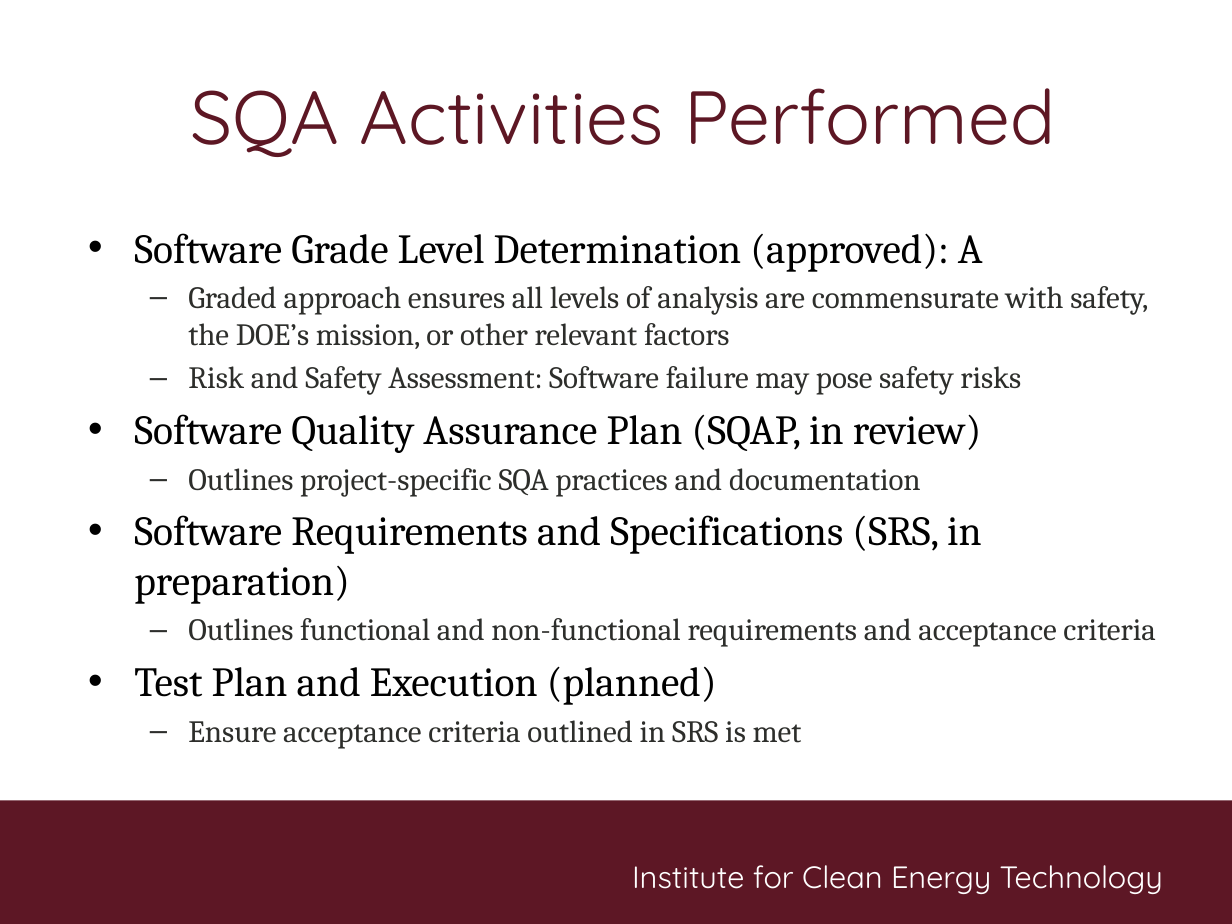
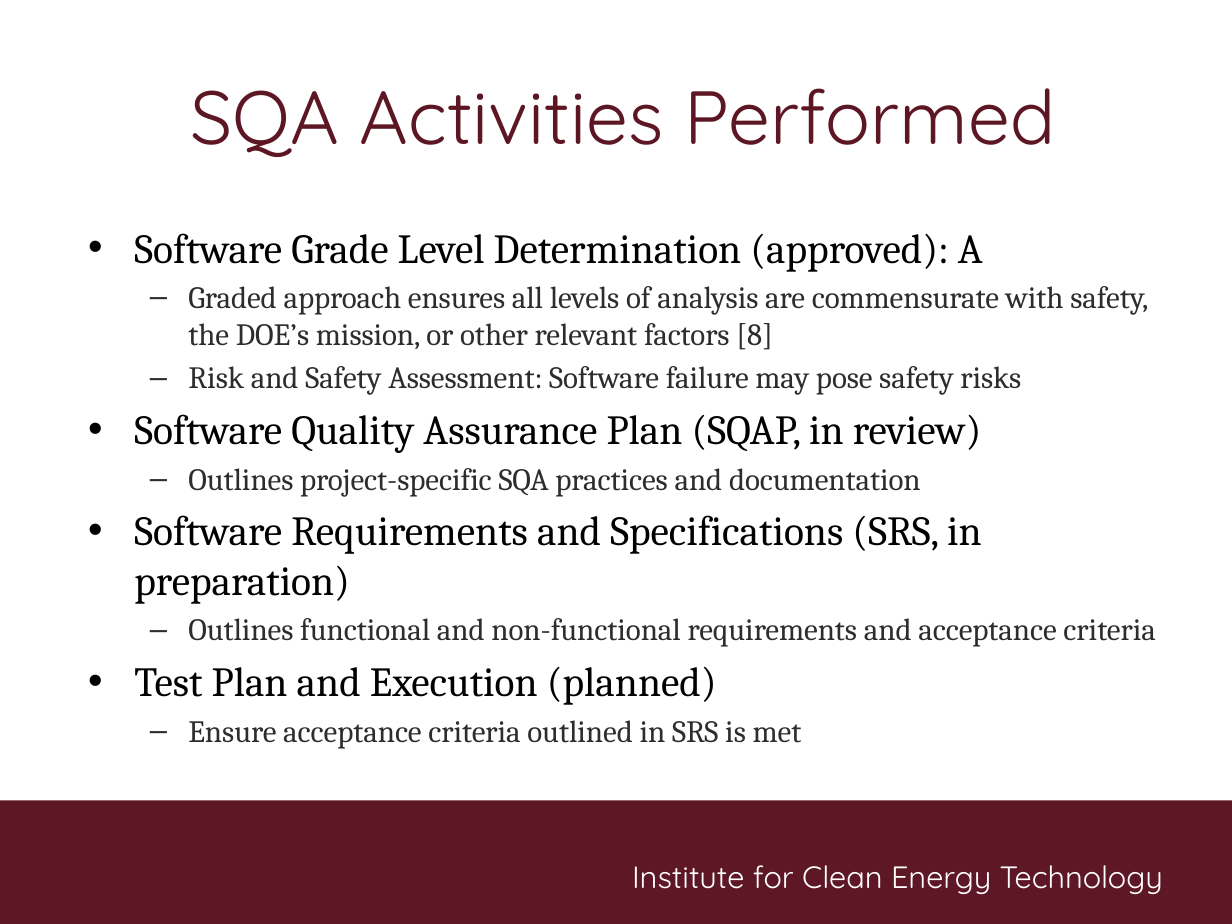
Before and after one commit to matt-wright2001/Computational-Physics, a slide deck: slide 10 of Project/lasFE/ProjectReport/lasFE.pptx. Drawn at 1232x924 pixels with LibreOffice and Linux fonts; fonts in the diff are those of the drawing; background and template pictures are left out. Boxes give left, top, right and bottom in pixels: in the first picture for what was removed or moved away, otherwise in the second. Text is boxed around its words. In the diff, an @@ line names an element or a change of style, - is before the commit and + after.

```diff
--- a/Project/lasFE/ProjectReport/lasFE.pptx
+++ b/Project/lasFE/ProjectReport/lasFE.pptx
@@ text at [188,286,1148,350]: text changed @@
-  – Graded approach ensures all levels of analysis are commensurate with safety, the DOE’s mission, or other relevant factors
+  – Graded approach ensures all levels of analysis are commensurate with safety, the DOE’s mission, or other relevant factors [8]
```
Also in this commit, not shown: 3 other slides changed, 1 slide added, 13 other files.
